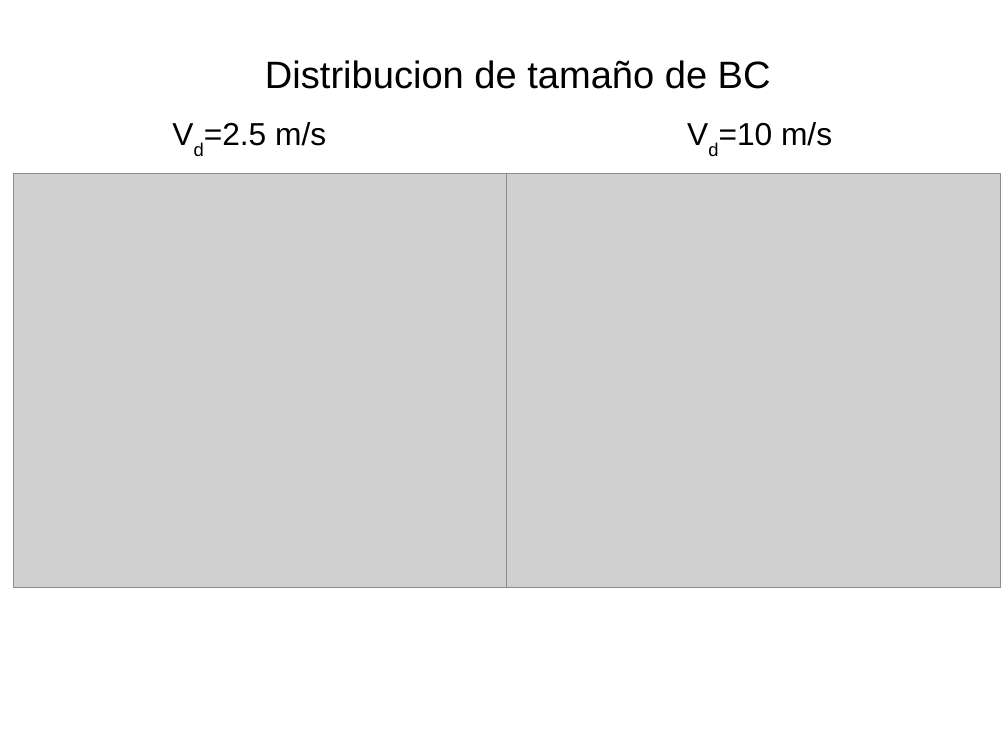
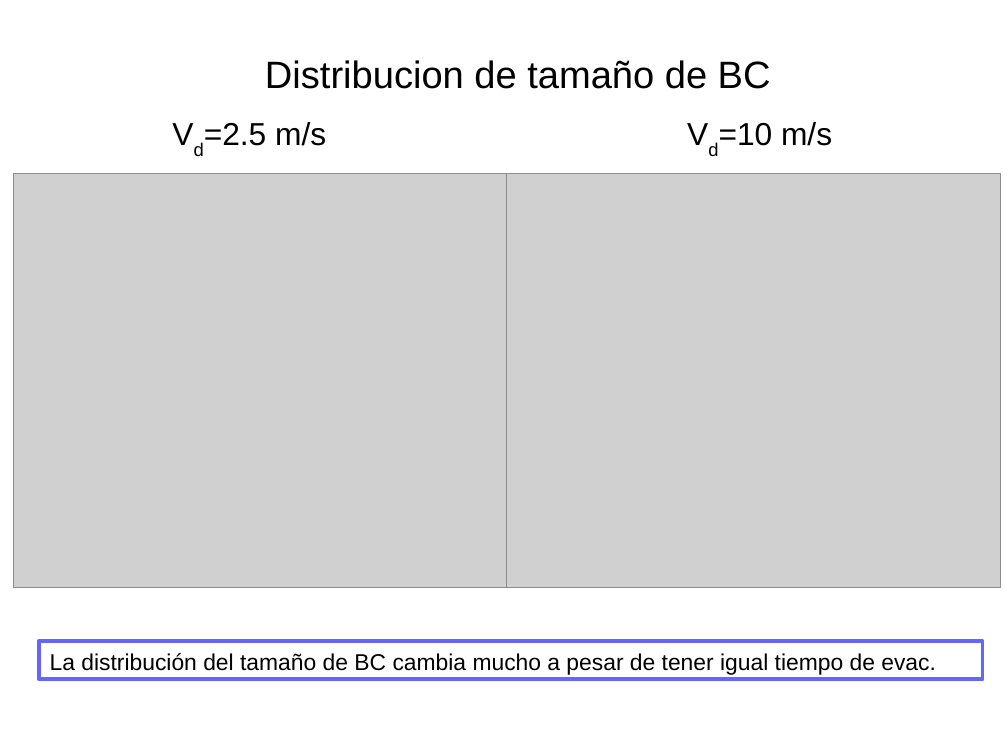
Before and after one commit to ignaciosticco/super_ath, a slide deck: slide 6 of present_superath1.odp. Drawn at 1008x756 pixels with LibreOffice and Linux fonts; fonts in the diff are those of the drawing; grey boxes stand for pictures. Boxes give left, top, right and bottom in pixels: in the first picture for what was removed or moved away, otherwise in the second. Text is boxed around its words. In the diff, an @@ line names an element or a change of style, - is before the commit and + after.

```diff
--- a/present_superath1.odp
+++ b/present_superath1.odp
@@ rectangle added at (38, 641, 982, 680), outline #6666FF 2.89 pt, 18 pt, text #000000 @@
+La distribución del tamaño de BC cambia mucho a pesar de tener igual tiempo de evac.
```
Also in this commit, not shown: 1 other slide changed, 1 slide added, 2 other files.
